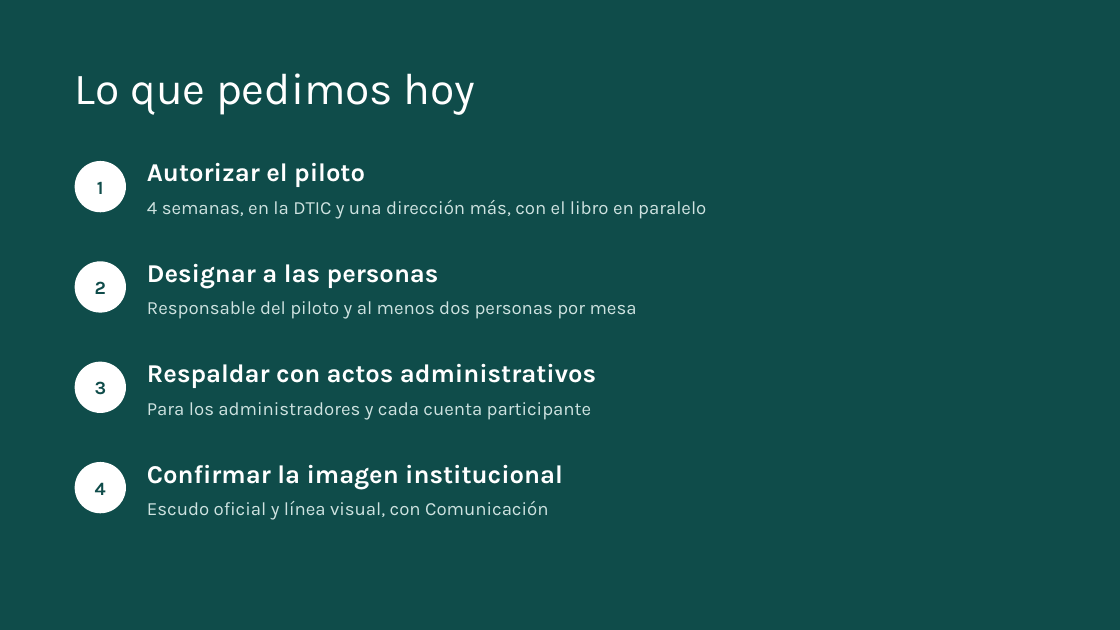
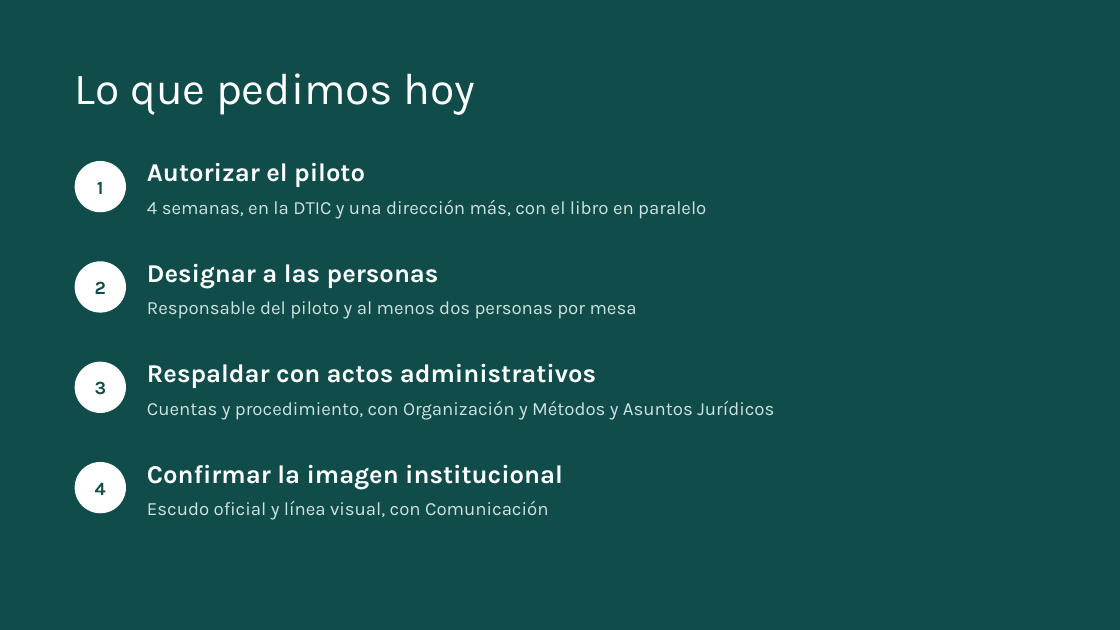
Before and after one commit to YumitoAcosta7/gestion-documental, a slide deck: slide 13 of docs/material/Presentacion-Gestion-Documental.pptx (slide 12 before the commit). Drawn at 1120x630 pixels with LibreOffice and Linux fonts; fonts in the diff are those of the drawing. Boxes give left, top, right and bottom in pixels: in the first picture for what was removed or moved away, otherwise in the second. Text is boxed around its words. In the diff, an @@ line names an element or a change of style, - is before the commit and + after.

```diff
--- a/docs/material/Presentacion-Gestion-Documental.pptx
+++ b/docs/material/Presentacion-Gestion-Documental.pptx
@@ text at <box>147,401,774,420</box>: text changed @@
-Para los administradores y cada cuenta participante
+Cuentas y procedimiento, con Organización y Métodos y Asuntos Jurídicos
```
Also in this commit, not shown: 7 other slides changed, 1 slide added, 5 other files.
